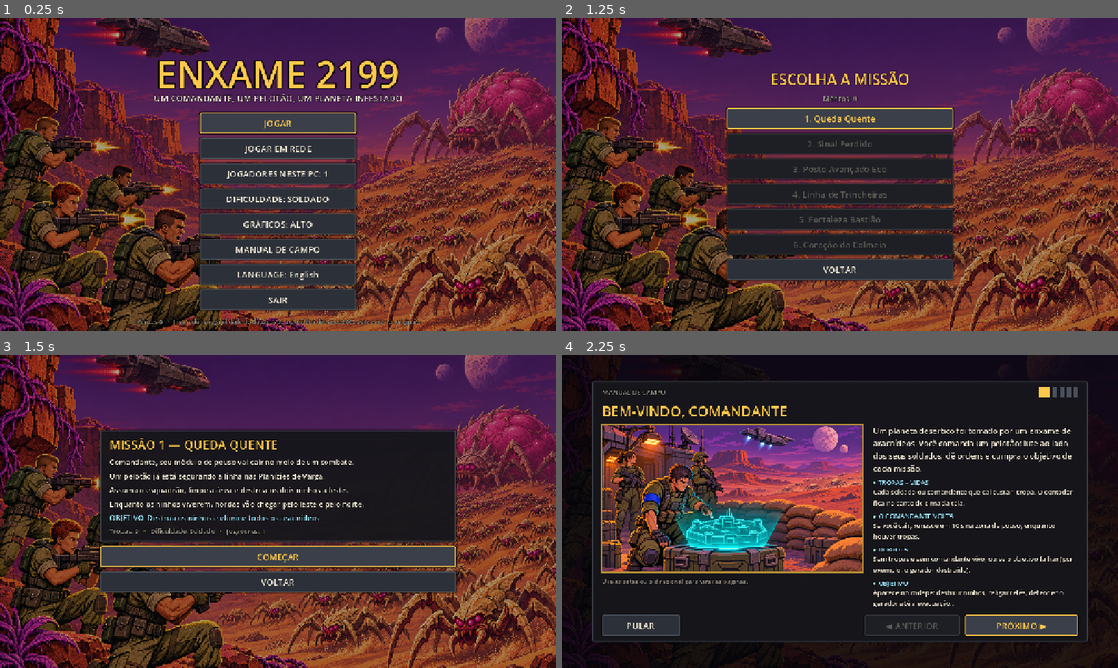
Above: before the commit, frames 1-4 (two rows, left to right).
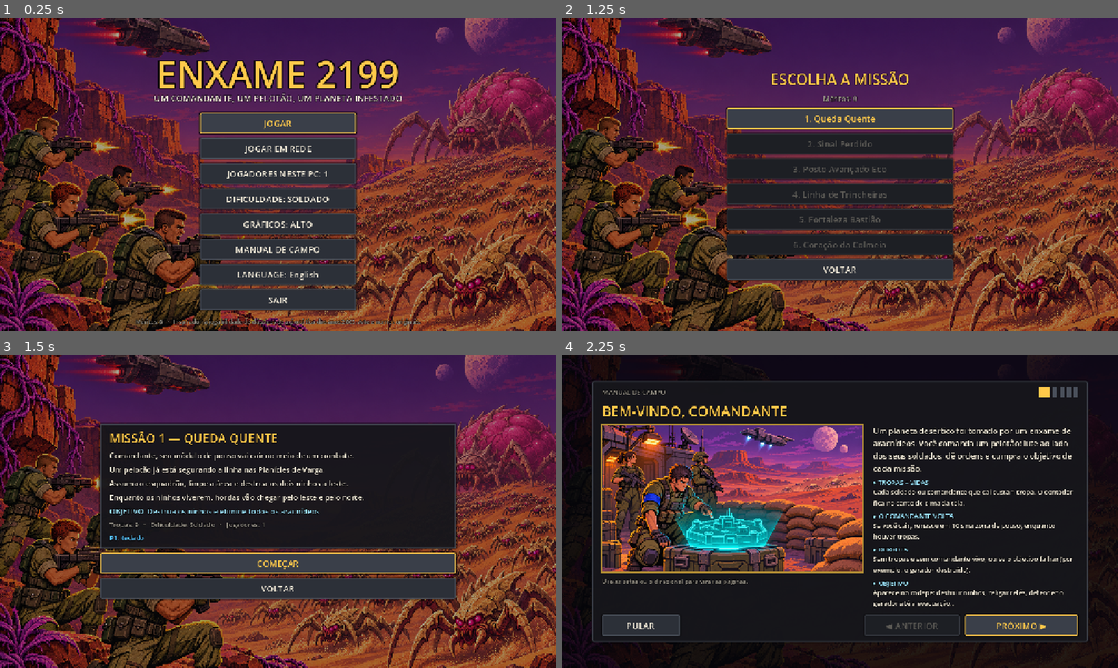
Above: after the commit, the same moments.

Repository: alan-araya/spaceshooter-godot
Game: Godot game, scene res://scenes/main.tscn
Same seed, same stepped clock (60 frames per second), same inputs: the game is played once before the commit and once after it.
Inputs:
- Up to frame 1 (0.25 s): no input
- Up to frame 2 (1.25 s): click "JOGAR" at 0.5 s
- Up to frame 3 (1.5 s): click "1. Queda Quente" at 1.25 s
- Up to frame 4 (2.25 s): click "COMEÇAR" at 2 s

Frames 1-2 are identical in both runs. In frame 3, 12% of the frame differs, in the area x 17-83%, y 21-79%; in frame 4, nothing differs.

Commit message:
Controllers: main player can always use a gamepad, pads bound to real devices
- Gamepad schemes are bound to the connected devices in connection
  order and rebuilt on hot-plug (before: fixed device ids 0 and 1).
- Alone on the PC (local or network) the player uses both keyboards and
  any controller. With more local players: P1 WASD, P2 arrows, P3/P4
  pads; spare pads go to P1 first, then P2 (before: with 3-4 players P1
  had no controller at all).
- The briefing lists each player's devices and warns when a player has
  none; it refreshes when a controller connects. Left stick also
  navigates menus.
- Manual text updated; tests for the device split. 95 tests pass.

Co-Authored-By: Claude Opus 5.5 <noreply@anthropic.com>

Diff:
--- a/autoload/input_setup.gd
+++ b/autoload/input_setup.gd
@@ -1,39 +1,62 @@
 extends Node
 ## Entrada: cria as ações em tempo de execução, remapeáveis via InputMap.
-## Esquemas: s0 = WASD, s1 = setas, s2 = controle 1, s3 = controle 2.
-## Cada jogador usa um ou mais esquemas, conforme o número de jogadores.
-
-const SCHEMES := 4
+## Esquemas: 0 = teclado WASD, 1 = teclado setas, 2..5 = controles 1..4 (na ordem em que conectaram).
+## Os controles são presos ao aparelho real (id do Godot) e refeitos quando um controle liga ou desliga.
+##
+## Quem usa o quê (assignments):
+## - 1 jogador no PC (local ou em rede): tudo — os dois teclados e qualquer controle.
+## - Vários jogadores no PC: P1 = WASD, P2 = setas, P3/P4 = controles. Controles que sobram vão
+##   primeiro para o P1 e depois para o P2, então o jogador principal pode usar teclado OU controle.
+
 const SNAP8 := PI / 4.0
-
-## jogadores -> lista de esquemas por jogador
-const LAYOUTS := {
-	1: [[0, 1, 2, 3]],
-	2: [[0, 2], [1, 3]],
-	3: [[0], [1], [2, 3]],
-	4: [[0], [1], [2], [3]],
-}
+const MAX_PADS := 4
+const KB_WASD := 0
+const KB_ARROWS := 1
+const PAD0 := 2
 
 ## Comando atual de cada jogador LOCAL (slot 0..3) e o último aplicado ao comandante.
 ## O mesmo formato (CmdInput) é o que viaja pela rede.
 var _cur: Array = []
 var _applied: Array = []
+var pads: Array = [] # ids dos controles conectados, em ordem de conexão
 
 
 func _ready() -> void:
 	for i in 4:
 		_cur.append(CmdInput.new())
 		_applied.append(null)
-	_kb(0, { up = [KEY_W], down = [KEY_S], left = [KEY_A], right = [KEY_D],
+	_kb(KB_WASD, { up = [KEY_W], down = [KEY_S], left = [KEY_A], right = [KEY_D],
 		fire = [KEY_SPACE, KEY_J], order = [KEY_Q, KEY_K], grenade = [KEY_E, KEY_L], strafe = [KEY_SHIFT] })
-	_kb(1, { up = [KEY_UP], down = [KEY_DOWN], left = [KEY_LEFT], right = [KEY_RIGHT],
+	_kb(KB_ARROWS, { up = [KEY_UP], down = [KEY_DOWN], left = [KEY_LEFT], right = [KEY_RIGHT],
 		fire = [KEY_KP_0, KEY_SLASH], order = [KEY_KP_1, KEY_PERIOD], grenade = [KEY_KP_2, KEY_COMMA], strafe = [KEY_KP_3, KEY_CTRL] })
-	_pad(2, 0)
-	_pad(3, 1)
 	for i in 4:
 		_add("order_%d" % (i + 1), [_key(KEY_1 + i)])
 	_add("pause", [_key(KEY_ESCAPE), _key(KEY_P), _joy_btn(JOY_BUTTON_START, -1)])
 	_add("debug_win", [_key(KEY_F9)])
+	# menus pelo controle: analógico esquerdo também navega (o direcional e o A já vêm do Godot)
+	for pair in [["ui_up", JOY_AXIS_LEFT_Y, -1.0], ["ui_down", JOY_AXIS_LEFT_Y, 1.0], ["ui_left", JOY_AXIS_LEFT_X, -1.0], ["ui_right", JOY_AXIS_LEFT_X, 1.0]]:
+		InputMap.action_add_event(pair[0], _joy_axis(pair[1], pair[2], -1))
+	_rebuild_pads()
+	Input.joy_connection_changed.connect(_on_joy_changed)
+
+
+func _on_joy_changed(_device: int, _connected: bool) -> void:
+	_rebuild_pads()
+
+
+## Refaz as ações dos controles 1..4 com os aparelhos conectados agora (mantendo a ordem de chegada).
+func _rebuild_pads() -> void:
+	var now := Input.get_connected_joypads()
+	var keep: Array = []
+	for d in pads:
+		if now.has(d):
+			keep.append(d)
+	for d in now:
+		if not keep.has(d):
+			keep.append(d)
+	pads = keep
+	for k in MAX_PADS:
+		_pad(PAD0 + k, pads[k] if k < pads.size() else 999) # 999 = nenhum aparelho
 
 
 func _add(action: String, events: Array, deadzone: float = 0.3) -> void:
@@ -84,11 +107,61 @@
 	_add("s%d_strafe" % s, [_joy_btn(JOY_BUTTON_LEFT_SHOULDER, device), _joy_btn(JOY_BUTTON_RIGHT_SHOULDER, device)])
 
 
+## Esquemas de cada jogador do PC, para `players` jogadores e `n_pads` controles conectados.
+static func assignments(players: int, n_pads: int) -> Array:
+	players = clampi(players, 1, 4)
+	n_pads = clampi(n_pads, 0, MAX_PADS)
+	if players == 1:
+		var all: Array = [KB_WASD, KB_ARROWS]
+		for k in MAX_PADS:
+			all.append(PAD0 + k)
+		return [all]
+	var out: Array = []
+	for i in players:
+		out.append([])
+	out[0].append(KB_WASD)
+	out[1].append(KB_ARROWS)
+	var next := 0
+	# primeiro quem não tem teclado (P3, P4); depois o P1; depois o P2
+	var order: Array = []
+	for i in range(2, players):
+		order.append(i)
+	order.append(0)
+	order.append(1)
+	for i in order:
+		if next < n_pads:
+			out[i].append(PAD0 + next)
+			next += 1
+	return out
+
+
 func schemes_for(pid: int, players: int) -> Array:
-	var layout: Array = LAYOUTS.get(clampi(players, 1, 4), LAYOUTS[1])
-	if pid >= layout.size():
-		return []
-	return layout[pid]
+	var a := assignments(players, pads.size())
+	return a[pid] if pid < a.size() else []
+
+
+## Texto curto com os aparelhos de cada jogador (briefing), ex.: "P1: teclado WASD + controle 1".
+func describe(players: int) -> Array:
+	var out: Array = []
+	var a := assignments(players, pads.size())
+	for pid in a.size():
+		var parts: Array = []
+		for s in a[pid]:
+			if s == KB_WASD:
+				parts.append(L.t("INPUT_WASD") if players > 1 else L.t("INPUT_KEYBOARD"))
+			elif s == KB_ARROWS:
+				if players > 1:
+					parts.append(L.t("INPUT_ARROWS"))
+			elif s - PAD0 < pads.size():
+				parts.append(L.t("INPUT_PAD", {n = s - PAD0 + 1}) if players > 1 else L.t("INPUT_ANY_PAD"))
+		var seen := {}
+		var uniq: Array = []
+		for p in parts:
+			if not seen.has(p):
+				seen[p] = true
+				uniq.append(p)
+		out.append(" + ".join(PackedStringArray(uniq)) if not uniq.is_empty() else L.t("INPUT_NONE"))
+	return out
 
 
 ## Zera os contadores (início de missão).
@@ -139,6 +212,3 @@
 	var cmd := sample(s, players)
 	cmd.apply_to(c, _applied[s])
 	_applied[s] = cmd.copy()
-
-
-## Texto de ajuda dos controles de um jogador.
--- a/i18n/strings.csv
+++ b/i18n/strings.csv
@@ -214,11 +214,11 @@
 MANUAL_ANDAM_EM_FORMACAO_EM,andam em formação em volta de você,,,,,,
 MANUAL_ATE_4_JOGADORES_NO,ATÉ 4 JOGADORES NO MESMO PC,,,,,,
 MANUAL_ESCOLHA_JOGADORES_NESTE_PC,Escolha JOGADORES NESTE PC no menu. Cada jogador tem uma cor e o próprio pelotão; as tropas são compartilhadas.,,,,,,
-MANUAL_TECLADO_WASD_OU_CONTROLE,"Teclado WASD (ou Controle 1, com 2 jogadores)",,,,,,
-MANUAL_SETAS_NUM0_ATIRA_NUM1,Setas · Num0 atira · Num1 ordem · Num2 granada (ou Controle 2),,,,,,
-MANUAL_CONTROLE_1_COM_3,"Controle 1 (com 3 jogadores, também o Controle 2)",,,,,,
-MANUAL_CONTROLE_2,Controle 2,,,,,,
-MANUAL_COM_1_JOGADOR_QUALQUER,"Com 1 jogador, qualquer teclado ou controle comanda o P1.",,,,,,
+MANUAL_TECLADO_WASD_OU_CONTROLE,"Teclado WASD — e um controle, se sobrar",,,,,,
+MANUAL_SETAS_NUM0_ATIRA_NUM1,"Setas · Num0 atira · Num1 ordem · Num2 granada (e um controle, se sobrar)",,,,,,
+MANUAL_CONTROLE_1_COM_3,Um controle,,,,,,
+MANUAL_CONTROLE_2,Um controle,,,,,,
+MANUAL_COM_1_JOGADOR_QUALQUER,"Sozinho no PC (ou em rede), você usa teclado OU qualquer controle. Com mais gente, os controles vão primeiro para P3 e P4; os que sobram, para P1 e P2. O briefing mostra quem ficou com o quê.",,,,,,
 MANUAL_JOGAR_EM_REDE,JOGAR EM REDE,,,,,,
 MANUAL_ATE_4_PCS_NA,"Até 4 PCs na mesma rede: um jogador HOSPEDA (o PC dele roda a partida) e os outros ENTRAM pelo IP mostrado no lobby. Pela internet, use uma rede virtual como o Tailscale.",,,,,,
 MANUAL_ARACNIDEO,ARACNÍDEO,,,,,,
@@ -268,3 +268,10 @@
 MANUAL_MOVER,mover,,,,,,
 NET_VERSION_MISMATCH,O host está com outra versão do jogo ({host}; a sua é {mine}). Usem o mesmo build nos dois PCs.,,,,,,
 MENU_LANGUAGE,IDIOMA: {name},LANGUAGE: {name},IDIOMA: {name},IDIOMA: {name},SPRACHE: {name},言語：{name},语言：{name}
+INPUT_KEYBOARD,teclado,,,,,,
+INPUT_WASD,teclado WASD,,,,,,
+INPUT_ARROWS,teclado (setas),,,,,,
+INPUT_PAD,controle {n},,,,,,
+INPUT_ANY_PAD,qualquer controle,,,,,,
+INPUT_NONE,SEM APARELHO — conecte mais um controle,,,,,,
+BRIEF_DEVICES,P{p}: {devices},,,,,,
--- a/scripts/ui/main.gd
+++ b/scripts/ui/main.gd
@@ -57,6 +57,7 @@
 	ui_layer.layer = 10
 	add_child(ui_layer)
 	Net.lobby_changed.connect(_on_lobby_changed)
+	Input.joy_connection_changed.connect(_on_joy_changed)
 	Net.status_changed.connect(_on_net_status)
 	Net.start_requested.connect(_on_net_start)
 	Net.lobby_requested.connect(show_lobby)
@@ -315,6 +316,10 @@
 	v.add_child(UiKit.label(L.t("BRIEF_OBJECTIVE", {text = "@" + m.objective.text}), 17, Color("9fe8ff")))
 	var d: Dictionary = Bal.DIFFICULTY[difficulty]
 	v.add_child(UiKit.label(L.t("BRIEF_FOOTER", {t = d.troops, d = "@" + d.label, p = players}), 15, UiKit.DIM))
+	if not Net.is_online():
+		var dev := InputSetup.describe(players)
+		for pid in dev.size():
+			v.add_child(UiKit.label(L.t("BRIEF_DEVICES", {p = pid + 1, devices = dev[pid]}), 15, Bal.PLAYER_COLORS[pid]))
 
 
 func show_briefing() -> void:
@@ -437,6 +442,12 @@
 	(first if first != null else leave).grab_focus.call_deferred()
 
 
+## Controle ligou/desligou: o briefing mostra de novo quem usa o quê.
+func _on_joy_changed(_device: int, _connected: bool) -> void:
+	if screen == Screen.BRIEFING:
+		show_briefing.call_deferred()
+
+
 func _on_lobby_changed() -> void:
 	if screen == Screen.LOBBY:
 		var focused := get_viewport().gui_get_focus_owner()
--- a/tests/sim_tests.gd
+++ b/tests/sim_tests.gd
@@ -36,6 +36,7 @@
 	_test_visuals()
 	_test_effects_keep_sim()
 	_test_i18n_keys()
+	_test_input_assignments()
 	if main.args.has("probe"):
 		# --probe (m3, m4, m5) ou --probe=m5; --probe-diff=facil|normal|dificil; --probe-seeds=3
 		var ids: Array = ["m3", "m4", "m5"] if main.args.probe == "1" else String(main.args.probe).split(",")
@@ -464,6 +465,21 @@
 	for s in w.soldiers:
 		acc += s.position.x * 0.9 + s.position.y * 1.1 + s.hp
 	return "%d|%d|%d|%d|%.2f|%.2f" % [w.frame, w.troops, w.stats.kills, w.bugs.size(), acc, w.commanders[0].position.x]
+
+
+## Quem usa qual aparelho: o jogador principal sempre pode usar controle quando há um sobrando.
+func _test_input_assignments() -> void:
+	var I := InputSetup
+	var a1: Array = I.assignments(1, 1)
+	check(a1.size() == 1 and a1[0].has(I.KB_WASD) and a1[0].has(I.KB_ARROWS) and a1[0].has(I.PAD0), "entrada: 1 jogador usa teclado e controle")
+	var a2: Array = I.assignments(2, 1)
+	check(a2[0] == [I.KB_WASD, I.PAD0] and a2[1] == [I.KB_ARROWS], "entrada: 2 jogadores e 1 controle -> controle do P1 (%s)" % str(a2))
+	var a4: Array = I.assignments(4, 1)
+	check(a4[2] == [I.PAD0] and a4[0] == [I.KB_WASD] and a4[3].is_empty(), "entrada: 4 jogadores e 1 controle -> P3 (%s)" % str(a4))
+	var a4b: Array = I.assignments(4, 4)
+	check(a4b[0].has(I.PAD0 + 2) and a4b[1].has(I.PAD0 + 3) and a4b[2] == [I.PAD0] and a4b[3] == [I.PAD0 + 1], "entrada: 4 jogadores e 4 controles (%s)" % str(a4b))
+	var a3: Array = I.assignments(3, 2)
+	check(a3[2] == [I.PAD0] and a3[0] == [I.KB_WASD, I.PAD0 + 1] and a3[1] == [I.KB_ARROWS], "entrada: 3 jogadores e 2 controles (%s)" % str(a3))
 
 
 ## Toda chave usada no código e nos dados tem texto no idioma ativo (i18n/strings.csv).
Not shown, changed: docs/GDD.md
